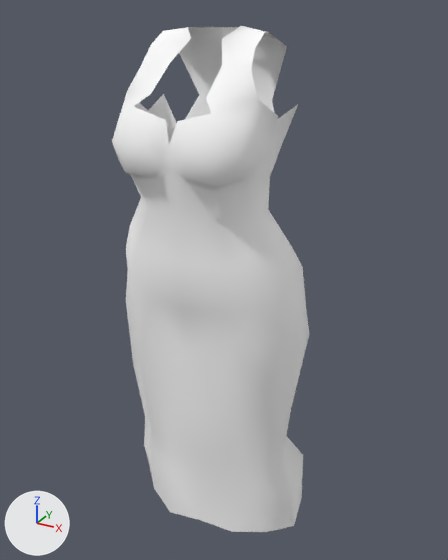
Two versions of the FBX model Contents/mods/Authentic Z - Current/media/models_X/Skinned/CustomBodies/FatBody01_F/FatBod_F_01_Dress_Straps.fbx, one commit apart.
The view is the same before and after, from a 50 mm lens placed at (0.00361, -0.00592, 0.0083), pointed at (0.00007, 0.00053, 0.00508). The lights are fixed; the arrows at lower left show +X, +Y and +Z.

Script lines for the objects in view, before the commit:
```python
me_mesh_002 = bpy.data.meshes.new('Mesh.002')
me_mesh_002.from_pydata(...)  # 221 vertices, 410 faces; spans x -0.00124..0.00127, y -0.00064..0.00129, z 0.00141..0.00813
me_mesh_002.materials.append(mat_material__135)  # its picture is missing
# before: 61 (0.00027, 0.00066, 0.0081) at pixel (245, 27), 64 (0.00045, 0.0009, 0.00778) at pixel (269, 57), 116 (0.00001, 0.0009, 0.00774), 124 (0.0, 0.00072, 0.0081) at pixel (226, 27), 152 (-0.00025, 0.00067, 0.0081) at pixel (205, 27)
# before: 155 (-0.00046, 0.0009, 0.00778) at pixel (200, 55)
ob_body_002 = bpy.data.objects.new('Body.002', me_mesh_002)
ob_body_002.location = (0.0, 0.0, 0.0)
```
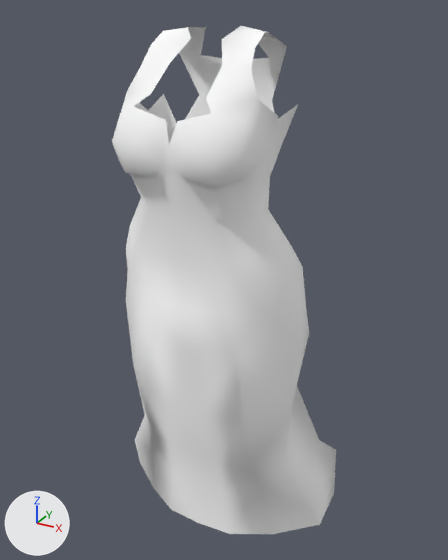
Pixel boxes (x1, y1, x2, y2) of what changed, in the pictures (448 x 560 px):
'Body.002', reshaped (14% wider)
    before: (112, 26, 309, 532)
    after: (112, 26, 336, 534)
part 1 of me_mesh_002, cut back
    before: (134, 310, 309, 532)
    after: (134, 310, 336, 534)
part 2 of me_mesh_002, deleted
    before: (201, 27, 269, 59)

What changed in the scene script:
```text
Change me_mesh_002:
    used by ob_body_002; location = (0.0, 0.0, 0.0)
    verts and faces of me_mesh_002; kept vertices keep their numbers, new ones are numbered from 221
    remove me_mesh_002.from_pydata(...)  # 221 vertices, 410 faces; spans x -0.00124..0.00127, y -0.00064..0.00129, z 0.00141..0.00813
    add me_mesh_002.from_pydata(...)  # 196 vertices, 344 faces; spans x -0.00147..0.00156, y -0.00064..0.00136, z 0.00152..0.00813
    me_mesh_002 part 1
    35 vertices are removed from x -0.00118..0.00115, y -0.00017..0.00116, z 0.00141..0.00477
    107 faces are deleted
    17 vertices move from x -0.00122..0.00123, y -0.00015..0.00108, z 0.00148..0.00283 to x -0.00147..0.00156, y -0.00016..0.00131, z 0.00152..0.00283
    11 vertices are added at x -0.00123..0.00153, y 0.00008..0.00136, z 0.00152..0.00442
    45 new faces join them
    me_mesh_002 part 2
    add delete_vertices([124])  # with the faces that use them
```
